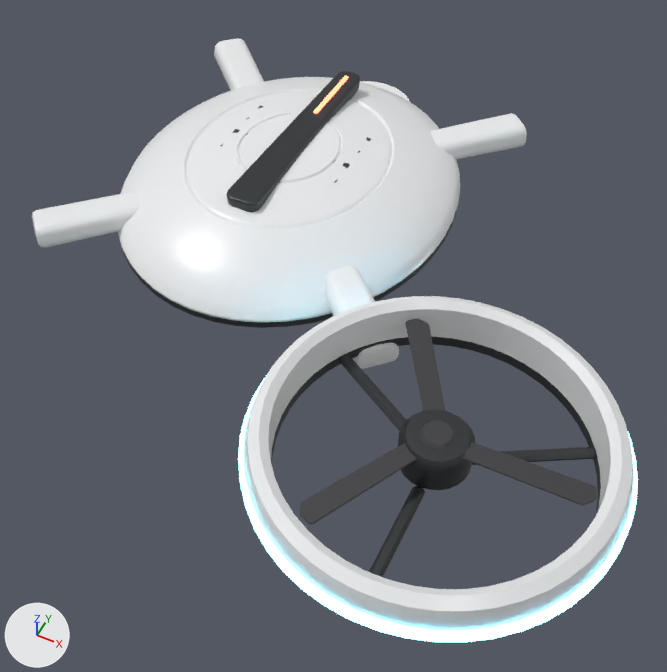
The glTF model assets/models/robots/drone.glb: old version first, new version second.
Rendered twice from a camera (50 mm lens) standing at (0.452, -0.787, 0.737) and looking at (0.131, -0.145, -0.066). The axes (+X, +Y, +Z) are drawn at lower left. The lights are the same throughout. The picture after the commit comes second. Vertices at exactly the same position are counted once.

In view in the first picture: 'blades', 'core', 'rotor' and 1 more.
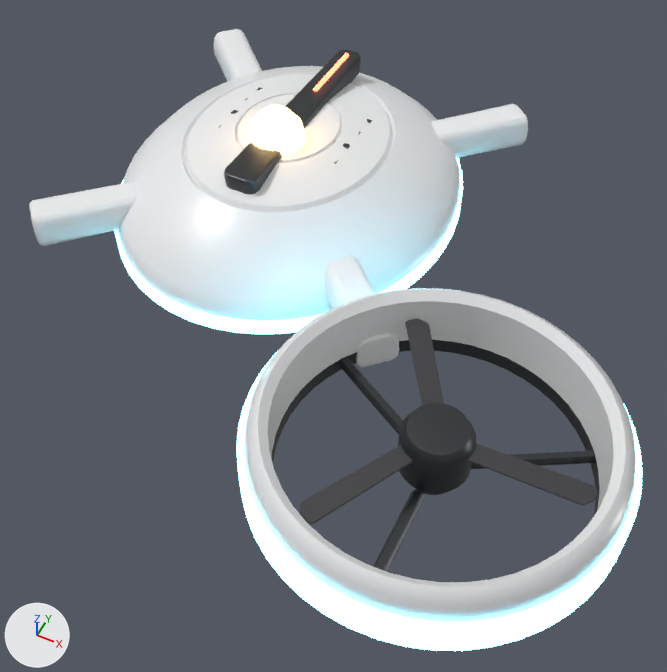
What differs and where, as boxes [x1, y1, x2, y2] in the pictures (667 x 672 px; the box of a moved part takes in the faces that stretch with it):
'core', reshaped: before [32, 38, 527, 369]; after [29, 29, 528, 367]
'rotor', reshaped: before [238, 296, 638, 642]; after [236, 288, 643, 651]
part 1 of me_core, moved or reshaped: before [118, 77, 460, 323]; after [117, 66, 461, 321]
part 2 of me_core, moved or reshaped: before [226, 71, 360, 212]; after [224, 50, 361, 194]
part 3 of me_core, moved or reshaped: before [233, 129, 248, 135]; after [231, 110, 238, 114]
part 4 of me_core, moved or reshaped (mostly hidden): before [333, 160, 350, 168]; after [334, 140, 350, 149]
part 5 of me_core, moved or reshaped: before [313, 75, 349, 114]; after [313, 53, 349, 91]
part 6 of me_core, rebuilt (mostly hidden): before [122, 206, 458, 328]; after [114, 158, 463, 334]
part 7 of me_core, added: after [247, 105, 306, 155]
part 8 of me_core, moved or reshaped: before [325, 265, 399, 369]; after [325, 256, 399, 367]
part 9 of me_core, moved or reshaped: before [32, 191, 139, 248]; after [29, 181, 137, 246]
part 10 of me_core, moved or reshaped: before [214, 38, 264, 90]; after [214, 29, 262, 81]
part 11 of me_core, moved or reshaped: before [431, 113, 527, 160]; after [431, 104, 528, 158]
part 12 of me_rotor, moved or reshaped: before [243, 296, 634, 630]; after [243, 288, 636, 622]
part 13 of me_rotor, moved or reshaped: before [398, 409, 475, 490]; after [398, 403, 476, 495]
part 14 of me_rotor, moved or reshaped: before [472, 447, 596, 465]; after [471, 450, 595, 469]
part 15 of me_rotor, moved or reshaped: before [339, 354, 406, 431]; after [339, 357, 403, 435]
part 16 of me_rotor, moved or reshaped: before [369, 486, 425, 577]; after [373, 489, 425, 572]
part 17 of me_rotor, moved or reshaped: before [238, 375, 638, 642]; after [236, 352, 643, 651]

Diff of the bpy script that builds the scene:
```diff
--- a/assets/models/robots/drone.glb.py
+++ b/assets/models/robots/drone.glb.py
@@ me_core @@
-me_core.from_pydata(...)  # 1651 vertices, 3272 faces; spans x -0.234..0.234, y -0.234..0.234, z -0.056..0.072
+me_core.from_pydata(...)  # 1775 vertices, 3512 faces; spans x -0.234..0.234, y -0.238..0.238, z -0.11..0.133
+# me_core part 1: the loose piece of 675 vertices spanning x -0.204..0.204, y -0.234..0.234, z -0.056..0.066 is scaled about the mesh origin by (1, 1, 1.45)
+# me_core part 2: the loose piece of 80 vertices spanning x -0.022..0.022, y -0.12..0.17, z 0.052..0.07 is scaled about the mesh origin by (1, 1, 1.45)
+# me_core part 3: the loose piece of 24 vertices spanning x -0.08..-0.04, y -0.006..0.006, z 0.054..0.062 is scaled about the mesh origin by (1, 1, 1.45)
+# me_core part 4: the loose piece of 24 vertices spanning x 0.04..0.08, y -0.006..0.006, z 0.054..0.062 is scaled about the mesh origin by (1, 1, 1.45)
+# me_core part 5: the loose piece of 24 vertices spanning x -0.003..0.003, y 0.065..0.155, z 0.068..0.072 is moved by (0.0, 0.0, 0.032)
+# me_core part 6: the loose piece of 192 vertices spanning x -0.204..0.204, y -0.234..0.234, z -0.008..0.001 is rebuilt with 192 vertices and now spans x -0.208..0.208, y -0.238..0.238, z -0.014..0.004, in mat_glow (cyan #59aabc, glowing cyan #7ce7ff)
+# me_core part 7: a new loose piece of 62 vertices spanning x -0.034..0.034, y -0.064..0.004, z 0.096..0.133, in mat_beacon (beige #ffe1aa, glowing orange #ffcb7c)
+# me_core part 8: 118 vertices removed from x 0.085..0.234, y -0.234..-0.085, z 0.001..0.039; 118 vertices added at x 0.085..0.234, y -0.234..-0.085, z 0.002..0.057
+# me_core part 9: 118 vertices removed from x -0.234..-0.085, y -0.234..-0.085, z 0.001..0.039; 118 vertices added at x -0.234..-0.085, y -0.234..-0.085, z 0.002..0.057
+# me_core part 10: 118 vertices removed from x -0.234..-0.085, y 0.085..0.234, z 0.001..0.039; 118 vertices added at x -0.234..-0.085, y 0.085..0.234, z 0.002..0.057
+# me_core part 11: 118 vertices removed from x 0.085..0.234, y 0.085..0.234, z 0.001..0.039; 118 vertices added at x 0.085..0.234, y 0.085..0.234, z 0.002..0.057
+# other edits to the shape of me_core do not show in these pictures
 me_core.materials.append(mat_shell)
@@ me_core @@
 me_core.materials.append(mat_eye)
+me_core.materials.append(mat_glow)  # cyan #59aabc, glowing cyan #7ce7ff
+me_core.materials.append(mat_beacon)  # beige #ffe1aa, glowing orange #ffcb7c
@@ me_rotor @@
-me_rotor.from_pydata(...)  # 746 vertices, 1572 faces; spans x -0.176..0.176, y -0.176..0.176, z -0.03..0.034
+me_rotor.from_pydata(...)  # 746 vertices, 1572 faces; spans x -0.176..0.176, y -0.176..0.176, z -0.042..0.048
+# me_rotor part 12: the loose piece of 384 vertices spanning x -0.171..0.171, y -0.171..0.171, z -0.026..0.034 is scaled about the mesh origin by (1, 1, 1.4)
+# me_rotor part 13: the loose piece of 98 vertices spanning x -0.034..0.034, y -0.034..0.034, z -0.03..0.026 is scaled about the mesh origin by (1, 1, 1.4)
+# me_rotor part 14: the loose piece of 24 vertices spanning x 0.026..0.131, y 0.012..0.079, z -0.02..-0.012 is scaled about the mesh origin by (1, 1, 1.4)
+# me_rotor part 15: the loose piece of 24 vertices spanning x -0.131..-0.026, y 0.012..0.079, z -0.02..-0.012 is scaled about the mesh origin by (1, 1, 1.4)
+# me_rotor part 16: the loose piece of 24 vertices spanning x -0.006..0.006, y -0.15..-0.032, z -0.02..-0.012 is scaled about the mesh origin by (1, 1, 1.4)
+# me_rotor part 17: the loose piece of 192 vertices spanning x -0.176..0.176, y -0.176..0.176, z -0.005..0.005 is scaled about its middle by (1, 1, 3.92)
 me_rotor.materials.append(mat_shell)
```
